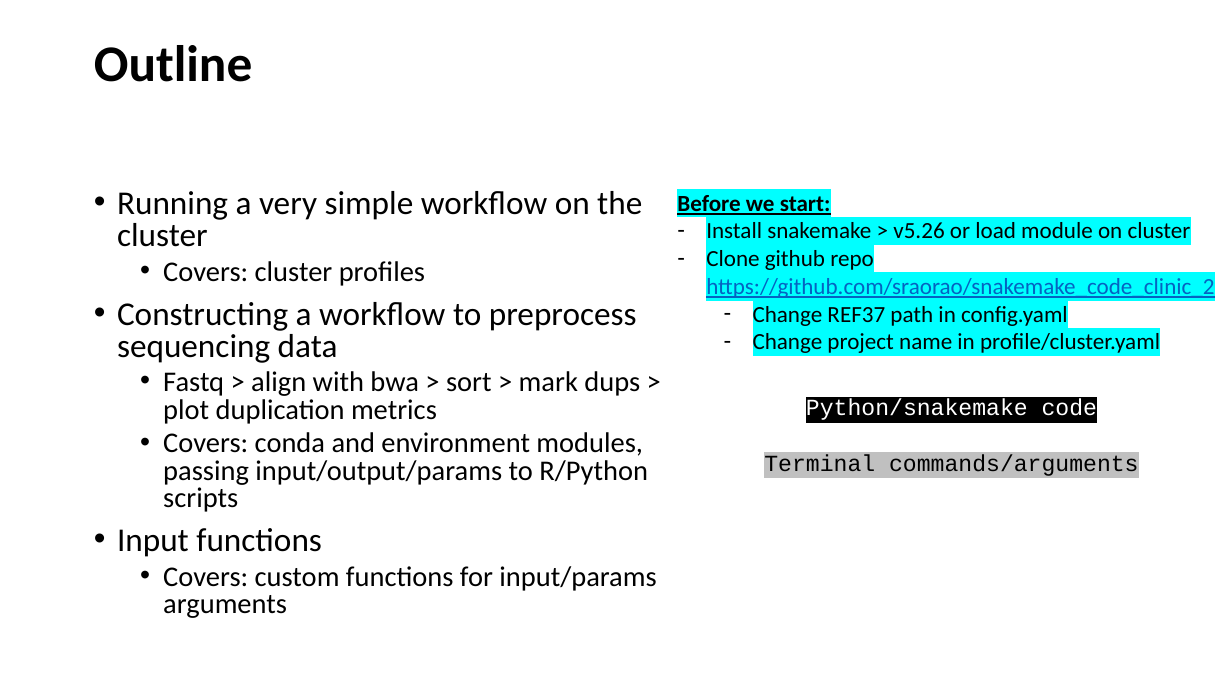
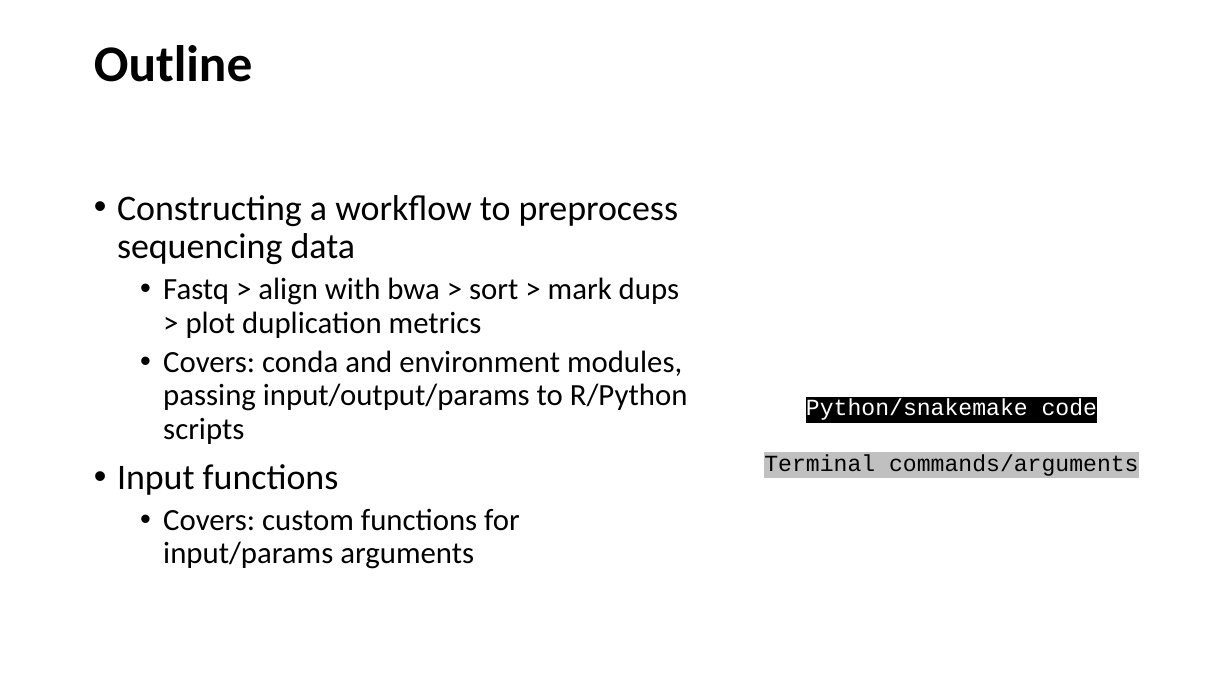
Before and after one commit to sraorao/snakemake_GMS_MT2023, a slide deck: slide 2 of session2/snakemake_2.pptx. Drawn at 1232x693 pixels with LibreOffice and Linux fonts; fonts in the diff are those of the drawing. Boxes give left, top, right and bottom in pixels: in the first picture for what was removed or moved away, otherwise in the second. Text is boxed around its words. In the diff, an @@ line names an element or a change of style, - is before the commit and + after.

```diff
--- a/session2/snakemake_2.pptx
+++ b/session2/snakemake_2.pptx
@@ text "Constructing a workflow to preprocess ..." at (117, 195, 688, 569): size 25.9 to 28 pt in "Constructing a workflow to preprocess sequencing data", "Input functions"; size 22.2 to 24 pt in "Fastq > align with bwa > sort ...", "Covers: conda and environment modules, passing input/output/ ...", "Covers: custom functions for input/params arguments"; line spacing 0.8 to 0.9 @@
@@ text at (117, 191, 642, 286): paragraphs removed @@
-• Running a very simple workflow on the cluster
-  • Covers: cluster profiles
@@ text removed at (677, 195, 1214, 353) @@
-Before we start:
-– Install snakemake > v5.26 or load module on cluster
-– Clone github repo https://github.com/sraorao/snakemake_code_clinic_2
-  – Change REF37 path in config.yaml
-  – Change project name in profile/cluster.yaml
```
Also in this commit, not shown: 1 slide added, 3 slides removed, 9 other files.
